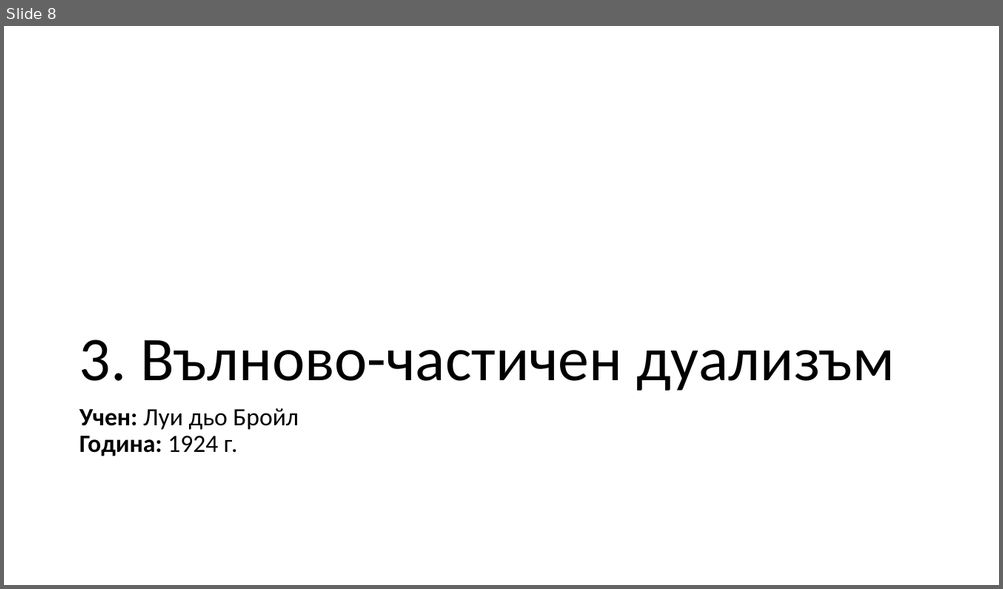
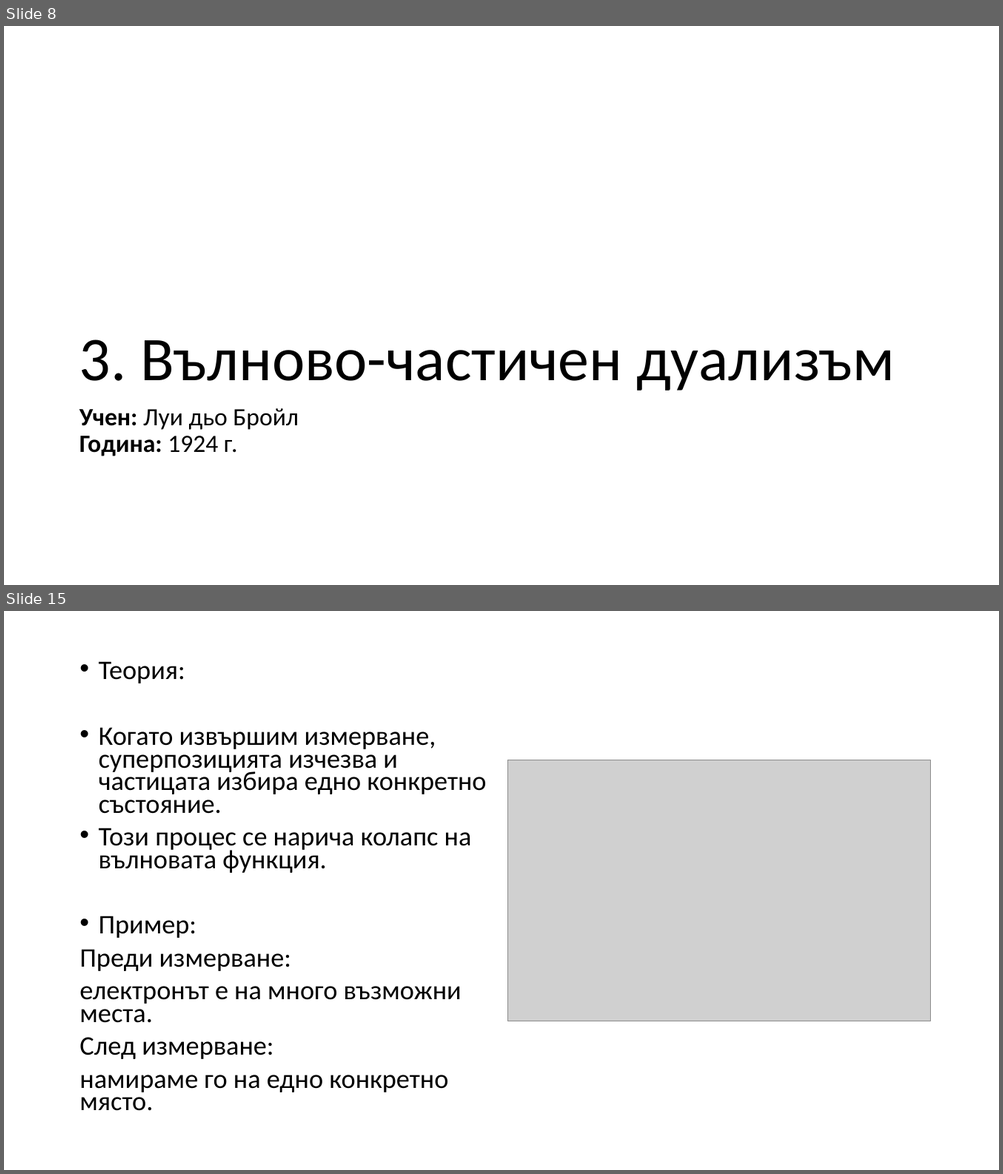
Before and after one commit to LAB5fire/PPQM, a slide deck: kvantova vizika.pptx. Shown one above the other, each under a label of ours: slide 8 before the commit, slides 8 and 15 after it; the slides between them are not shown. The pictures are 1003x589 and 1003x1174 pixels, drawn with LibreOffice and Linux fonts; fonts in the diff are those of the drawing; grey boxes stand for pictures. Boxes give left, top, right and bottom in pixels: in the first picture for what was removed or moved away, otherwise in the second. Text is boxed around its words. In the diff, an @@ line names an element or a change of style, - is before the commit and + after.

```diff
--- a/kvantova vizika.pptx
+++ b/kvantova vizika.pptx
@@ slide 15 added at (4, 611, 999, 1170), background #FFFFFF @@
@@ text added at (79, 661, 486, 1111), 25.9 pt, text #000000 @@
+• Теория:
+• Когато извършим измерване, суперпозицията изчезва и частицата избира едно конкретно състояние.
+• Този процес се нарича колапс на вълновата функция.
+• Пример:
+Преди измерване:
+електронът е на много възможни места.
+След измерване:
+намираме го на едно конкретно място.
@@ picture added at (508, 760, 930, 1022) @@
```
Also in this commit, not shown: 2 slides changed, 5 other slides added, 3 other files.
